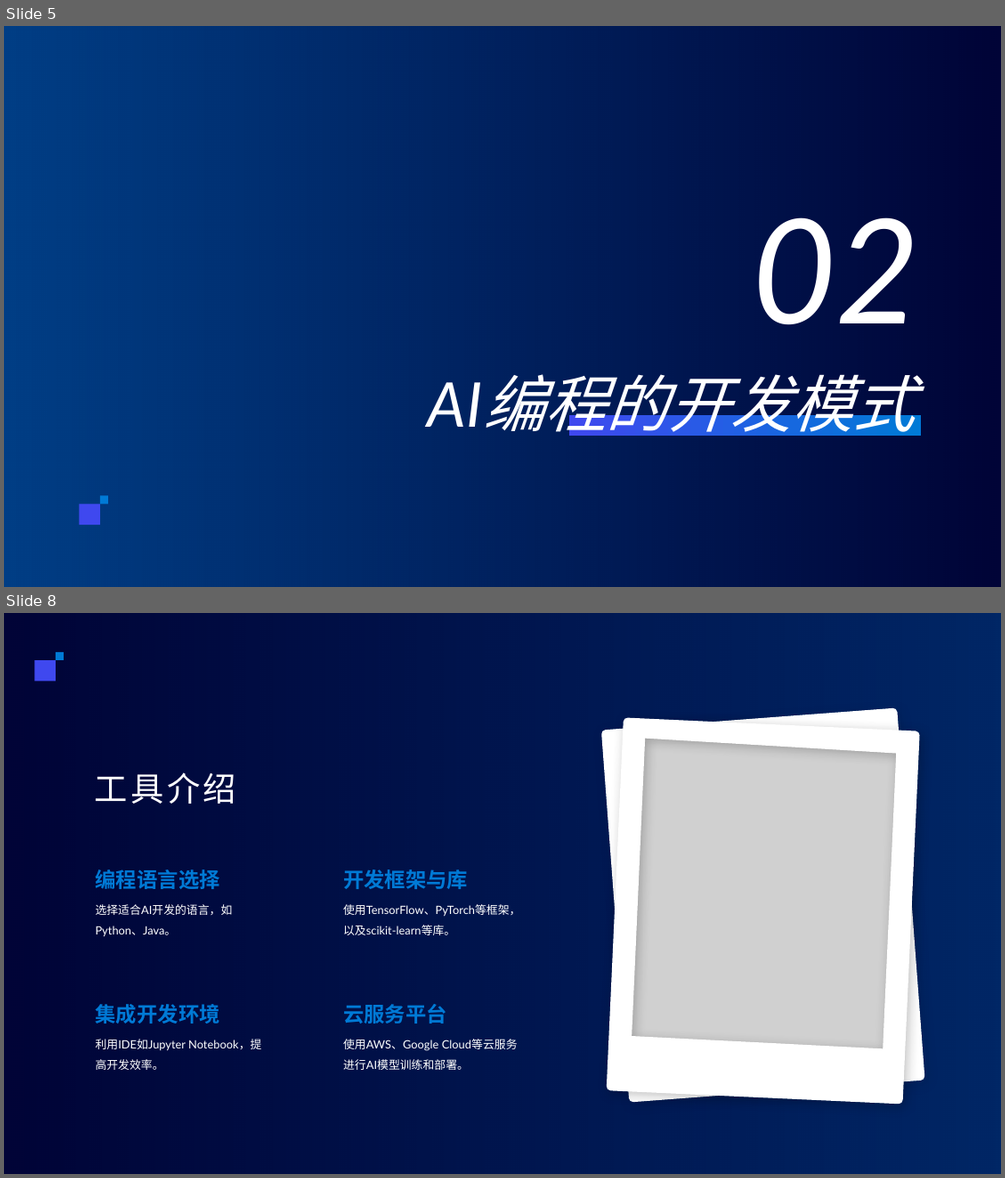
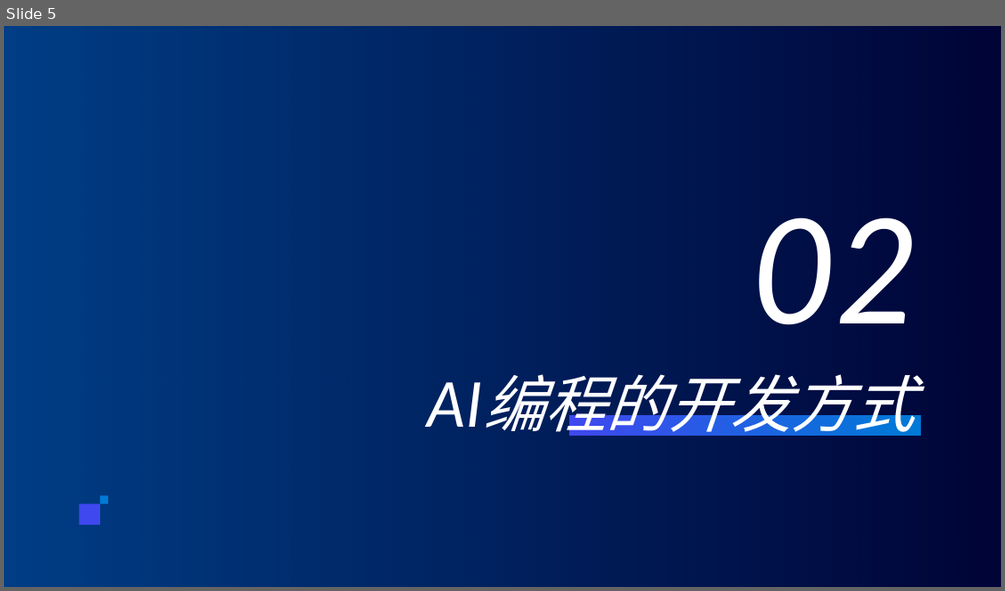
Before and after one commit to qq986063761/study, a slide deck: 分享/aiCode/ppt/AI编程.pptx. Shown one above the other, each under a label of ours: slides 5 and 8 before the commit, slide 5 after it; the slides between them are not shown. The pictures are 1005x1178 and 1005x591 pixels, drawn with LibreOffice and Linux fonts; fonts in the diff are those of the drawing; grey boxes stand for pictures; background and template pictures are left out. Boxes give left, top, right and bottom in pixels: in the first picture for what was removed or moved away, otherwise in the second. Text is boxed around its words. In the diff, an @@ line names an element or a change of style, - is before the commit and + after.

```diff
--- a/分享/aiCode/ppt/AI编程.pptx
+++ b/分享/aiCode/ppt/AI编程.pptx
@@ slide 8 removed at (x1=4, y1=613, x2=1001, y2=1174), background picture (left out) @@
@@ rectangle removed at (x1=4, y1=613, x2=1001, y2=1174) @@
@@ rectangle removed at (x1=34, y1=660, x2=56, y2=681) @@
@@ rectangle removed at (x1=56, y1=652, x2=64, y2=660) @@
@@ freeform shape removed at (x1=601, y1=708, x2=925, y2=1103) @@
@@ freeform shape removed at (x1=607, y1=718, x2=920, y2=1104) @@
@@ picture removed at (x1=613, y1=724, x2=913, y2=1098) @@
@@ title removed at (x1=94, y1=772, x2=236, y2=803) @@
-工具介绍
@@ text removed at (x1=96, y1=869, x2=220, y2=889) @@
-编程语言选择
@@ text removed at (x1=343, y1=869, x2=468, y2=889) @@
-开发框架与库
@@ text removed at (x1=96, y1=904, x2=233, y2=936) @@
-选择适合AI开发的语言，如Python、Java。
@@ text removed at (x1=343, y1=904, x2=520, y2=935) @@
-使用TensorFlow、PyTorch等框架，以及scikit-learn等库。
@@ text removed at (x1=96, y1=1004, x2=220, y2=1023) @@
-集成开发环境
@@ text removed at (x1=343, y1=1004, x2=447, y2=1023) @@
-云服务平台
@@ text removed at (x1=96, y1=1038, x2=261, y2=1070) @@
-利用IDE如Jupyter Notebook，提高开发效率。
@@ text removed at (x1=343, y1=1038, x2=469, y2=1070) @@
-使用AWS、Google Cloud等云服务进行AI模型训练和部署。
@@ slide 5 changed as well @@
@@ title at (x1=393, y1=344, x2=921, y2=459): text changed @@
-AI编程的开发模式
+AI编程的开发方式
```
Also in this commit, not shown: 5 other slides changed, 10 slides added, 7 other slides removed, 5 other files.
